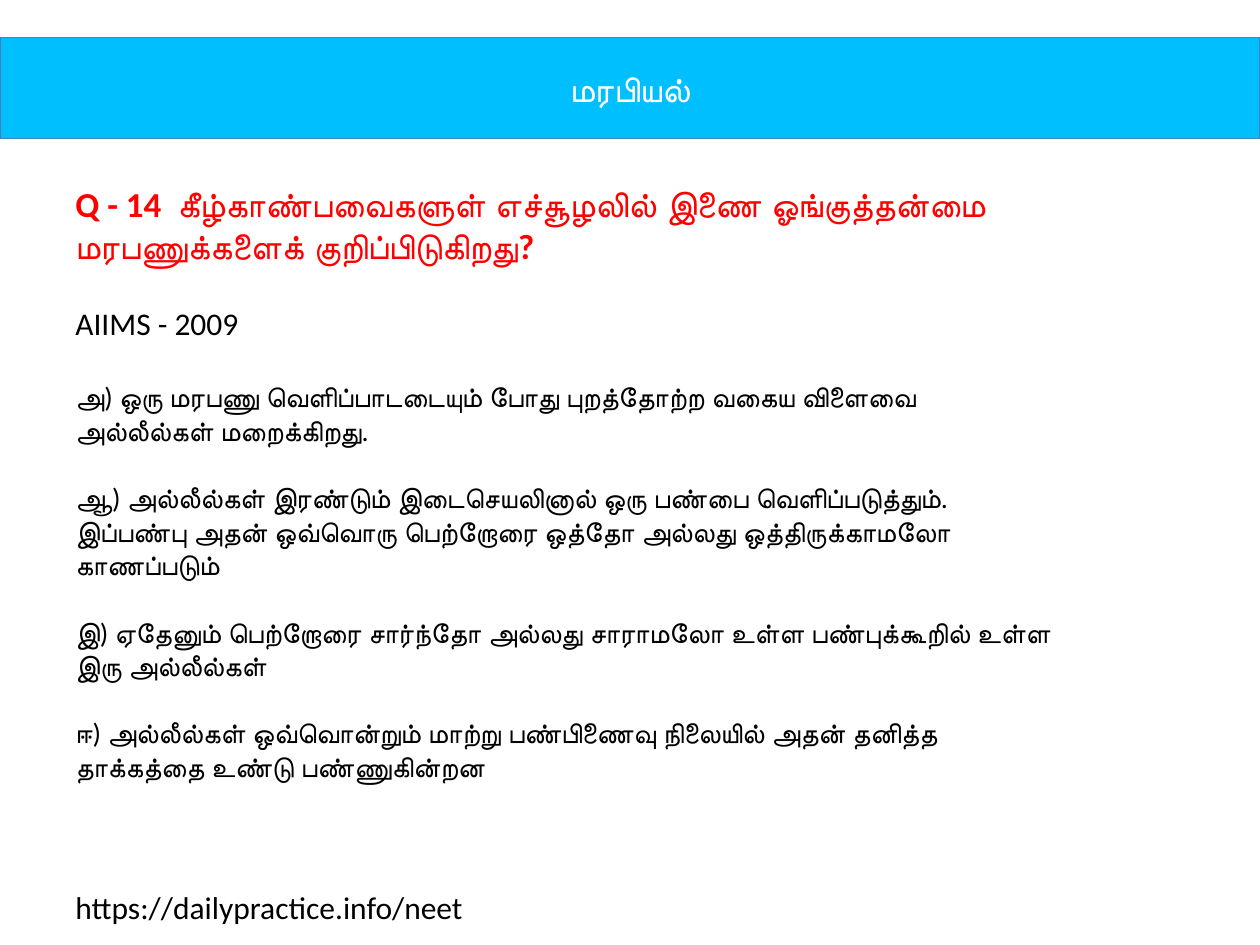
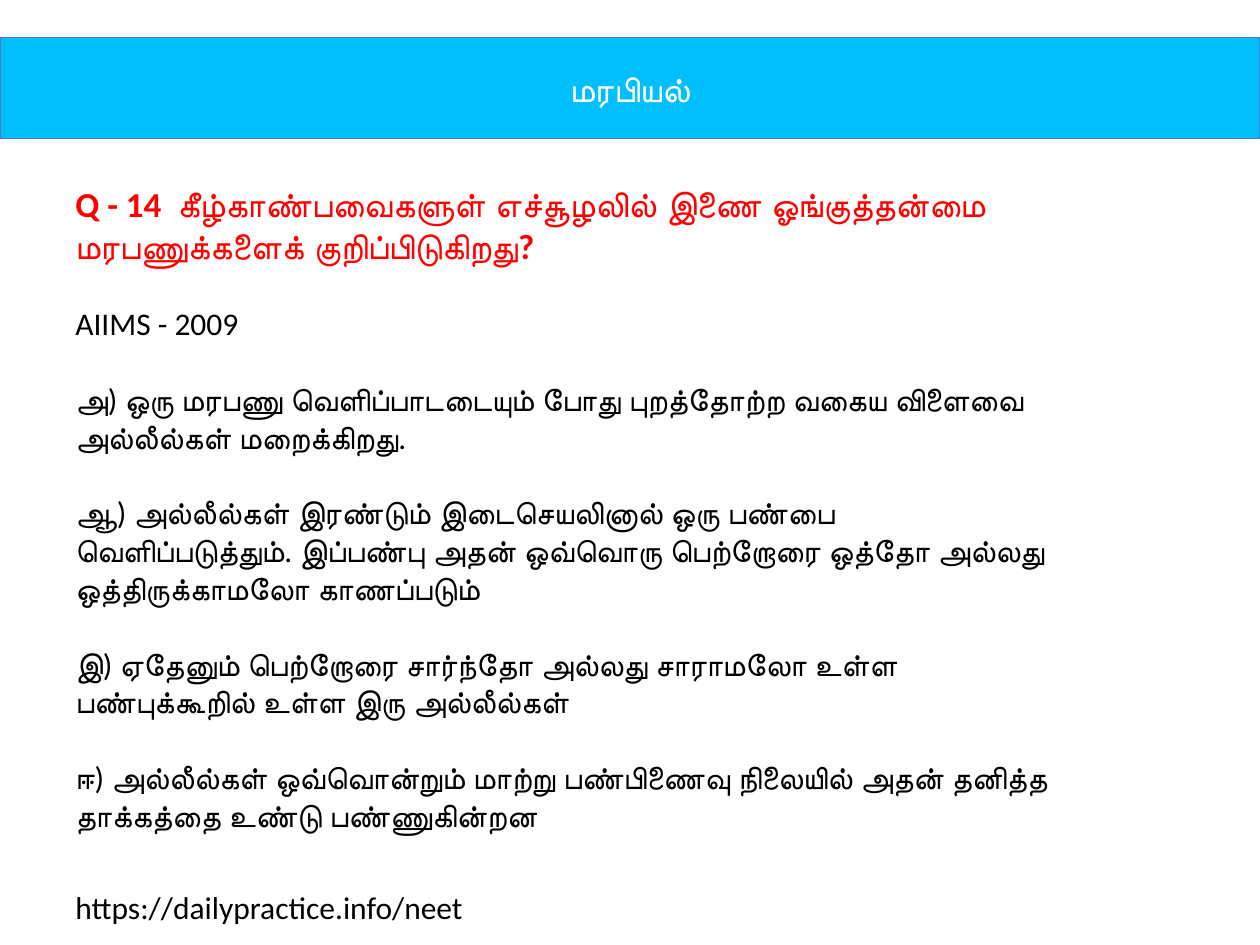
Before and after one commit to tvmani/tvmani.github.io, a slide deck: slide 28 of tamil_biology/12th_Bio_Botany_Tamil_U02.pptx. Drawn at 1260x945 pixels with LibreOffice and Linux fonts; fonts in the diff are those of the drawing. Boxes give left, top, right and bottom in pixels: in the first picture for what was removed or moved away, otherwise in the second. Text is boxed around its words. In the diff, an @@ line names an element or a change of style, - is before the commit and + after.

```diff
--- a/tamil_biology/12th_Bio_Botany_Tamil_U02.pptx
+++ b/tamil_biology/12th_Bio_Botany_Tamil_U02.pptx
@@ text at <box>75,388,1047,836</box>: size 16 to 18 pt in "அ) ஒரு மரபணு வெளிப்பாடடையும் போது புறத்தோற்ற வகைய ...", "ஆ) அல்லீல்கள் இரண்டும் இடைசெயலினால் ஒரு பண்பை வெளிப்படுத்தும ...", "இ) ஏதேனும் பெற்றோரை சார்ந்தோ அல்லது சாராமலோ உள்ள ...", "ஈ) அல்லீல்கள் ஒவ்வொன்றும் மாற்று பண்பிணைவு நிலையில் அதன் ..." @@
```
Also in this commit, not shown: 7 other slides changed, 42 other files.
